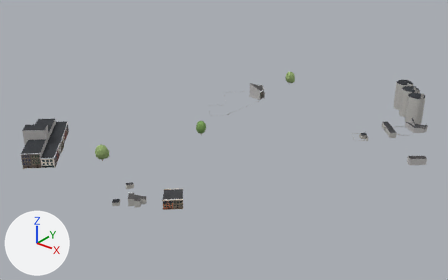
The glTF model viewer/districts/2030-haven/chunks/c_-8_1.glb, before and after one commit.
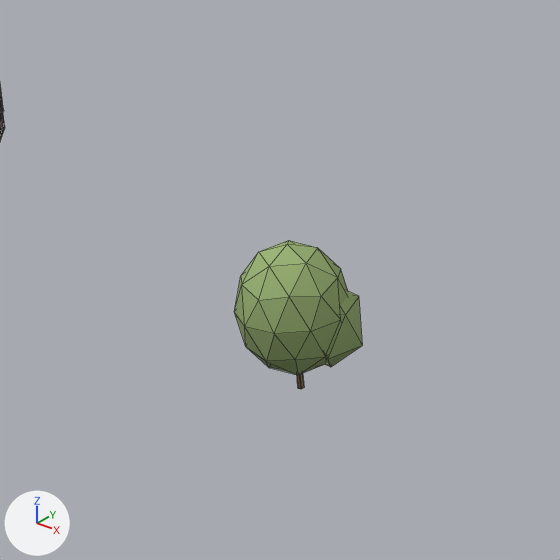
The first picture shows the older version from a 50 mm lens placed at (-1741.0, 122.0, 168.0), pointed at (-1958.0, 394.0, 0.0). The close-ups show the older and then the newer version on the part from 15% to 29% of the width and 42% to 65% of the height of that picture. Only the edits that show in the close-ups are written down. The lights are fixed; the arrows at lower left show +X, +Y and +Z. The close-ups show mesh edges as thin lines. Where no turn or scale is listed for an object, it has been applied to the vertices. Vertices at exactly the same position are counted once.

Names of what the first close-up shows: 'tree_round_1.001' and 1 more.
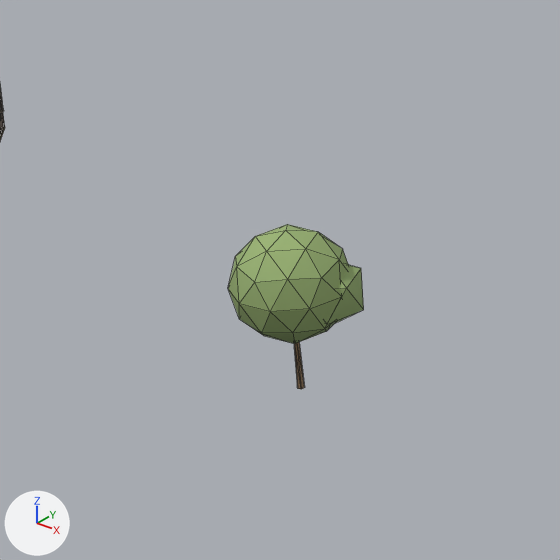
What differs and where, as boxes [x1, y1, x2, y2] in the close-ups (560 x 560 px; the box of a moved part takes in the faces that stretch with it):
'tree_round_1.001', reshaped, moved, rescaled (6% wider, 11% taller)
    before: [234, 240, 362, 389]
    after: [228, 224, 364, 389]
part 1 of me_tree_round_1, moved or reshaped
    before: [234, 240, 348, 375]
    after: [228, 224, 348, 344]
part 2 of me_tree_round_1, moved or reshaped
    before: [325, 291, 362, 367]
    after: [327, 264, 364, 324]
part 3 of me_tree_round_1, moved or reshaped (mostly hidden before)
    before: [297, 373, 304, 389]
    after: [294, 342, 305, 389]

What changed in the scene script:
```text
Change me_tree_round_1:
    used by ob_tree_round_1_001; parent = ob_trees__8_1; location = (-16.13, -172.8, 5.285); rotation_euler = (0.0, 0.0, -0.107), in degrees (0, 0, -6.1); scale = (5.44, 5.44, 5.29)
    before: 7 (-0.01, 0.03, 0.06), 8 (0.01, 0.02, 0.06), 14 (0.01, -0.02, 0.06), 20 (-0.01, -0.03, 0.06), 27 (-0.04, -0.02, 0.06)
    before: 29 (-0.04, 0.02, 0.06)
    remove me_tree_round_1.from_pydata(...)  # 66 vertices, 120 faces; spans x -0.68..0.68, y -0.7..0.7, z -1.0..1.0
    add me_tree_round_1.from_pydata(...)  # 66 vertices, 120 faces; spans x -0.67..0.67, y -0.69..0.69, z -1.0..1.0
    me_tree_round_1 part 1: the loose piece of 42 vertices spanning x -0.68..0.65, y -0.7..0.7, z -0.76..1.0 is scaled about its middle by (0.989, 0.989, 0.767), then moved by (0.0, 0.0, 0.21)
    me_tree_round_1 part 2: the loose piece of 12 vertices spanning x -0.17..0.68, y -0.13..0.68, z -0.72..0.52 is scaled about its middle by (0.989, 0.989, 0.712), then moved by (0.0, 0.0, 0.32)
    me_tree_round_1 part 3
    add for i in [7, 8, 14, 20, 27, 29]: me_tree_round_1.vertices[i].co += Vector((0.0, 0.0, -0.35))
Change ob_tree_round_1_001:
    ob_tree_round_1_001.location: (-16.13, -172.8, 5.285) -> (-16.13, -172.8, 5.787)
    ob_tree_round_1_001.scale: (5.44, 5.44, 5.29) -> (5.88, 5.88, 5.79)
```
